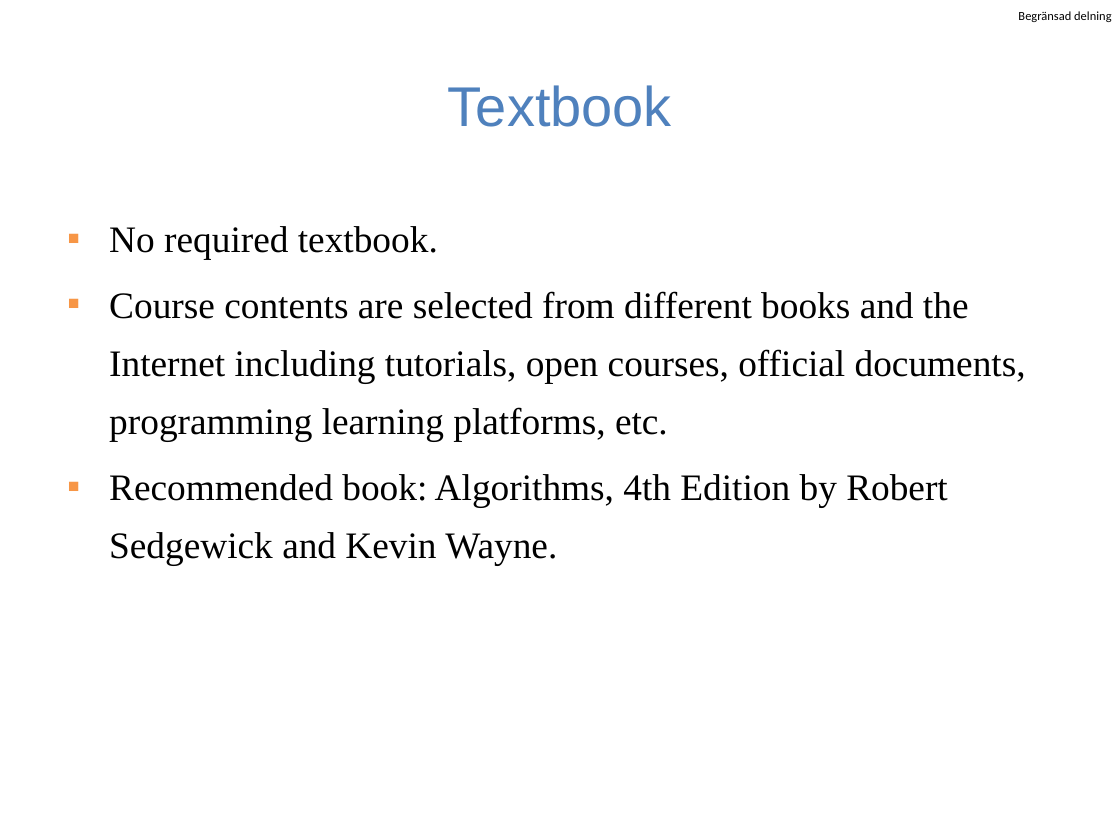
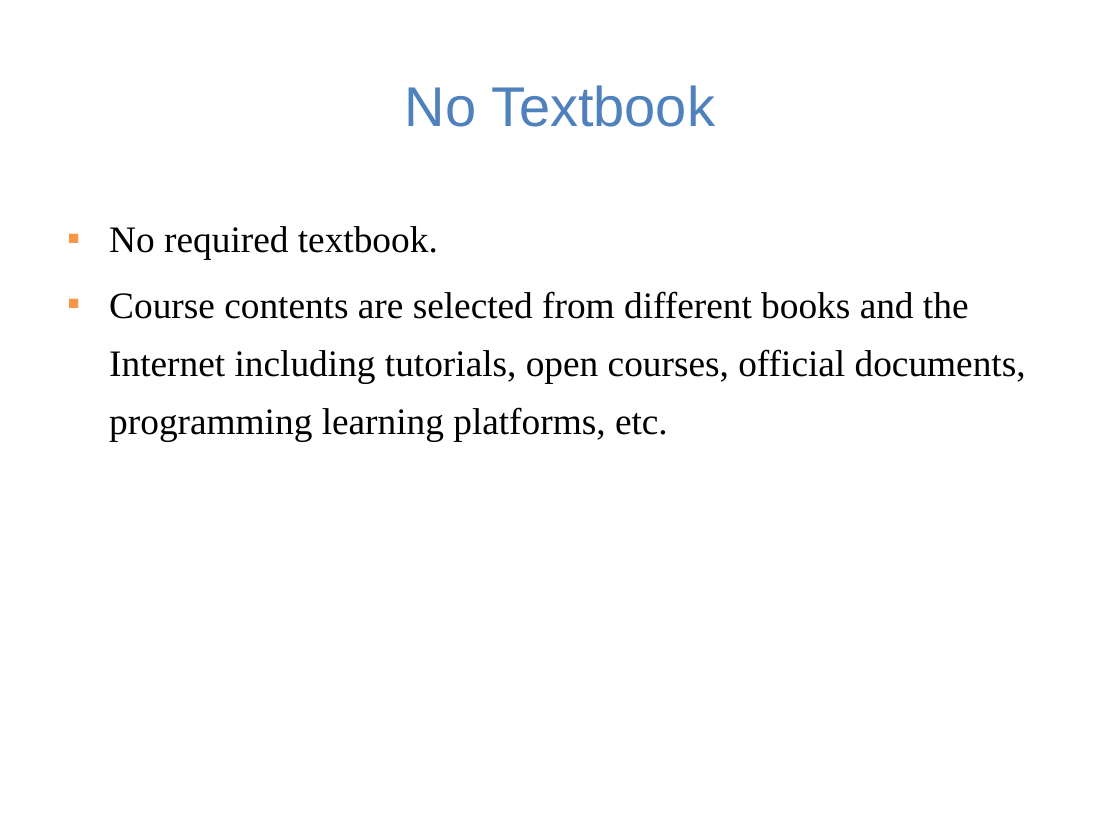
Before and after one commit to guhofstra/CSC111Fa25, a slide deck: slide 5 of PPTs/Lecture 1-course overview.pptx. Drawn at 1120x840 pixels with LibreOffice and Linux fonts; fonts in the diff are those of the drawing. Boxes give left, top, right and bottom in pixels: in the first picture for what was removed or moved away, otherwise in the second. Text is boxed around its words. In the diff, an @@ line names an element or a change of style, - is before the commit and + after.

```diff
--- a/PPTs/Lecture 1-course overview.pptx
+++ b/PPTs/Lecture 1-course overview.pptx
@@ text removed at (1018, 11, 1111, 22) @@
-Begränsad delning
@@ title at (405, 85, 715, 127): text changed @@
-Textbook
+No Textbook
@@ text at (109, 474, 948, 565): paragraph removed @@
-▪ Recommended book: Algorithms, 4th Edition by Robert Sedgewick and Kevin Wayne.
```
Also in this commit, not shown: 4 other slides changed, 2 slides added, 5 slides removed, 20 other files.
